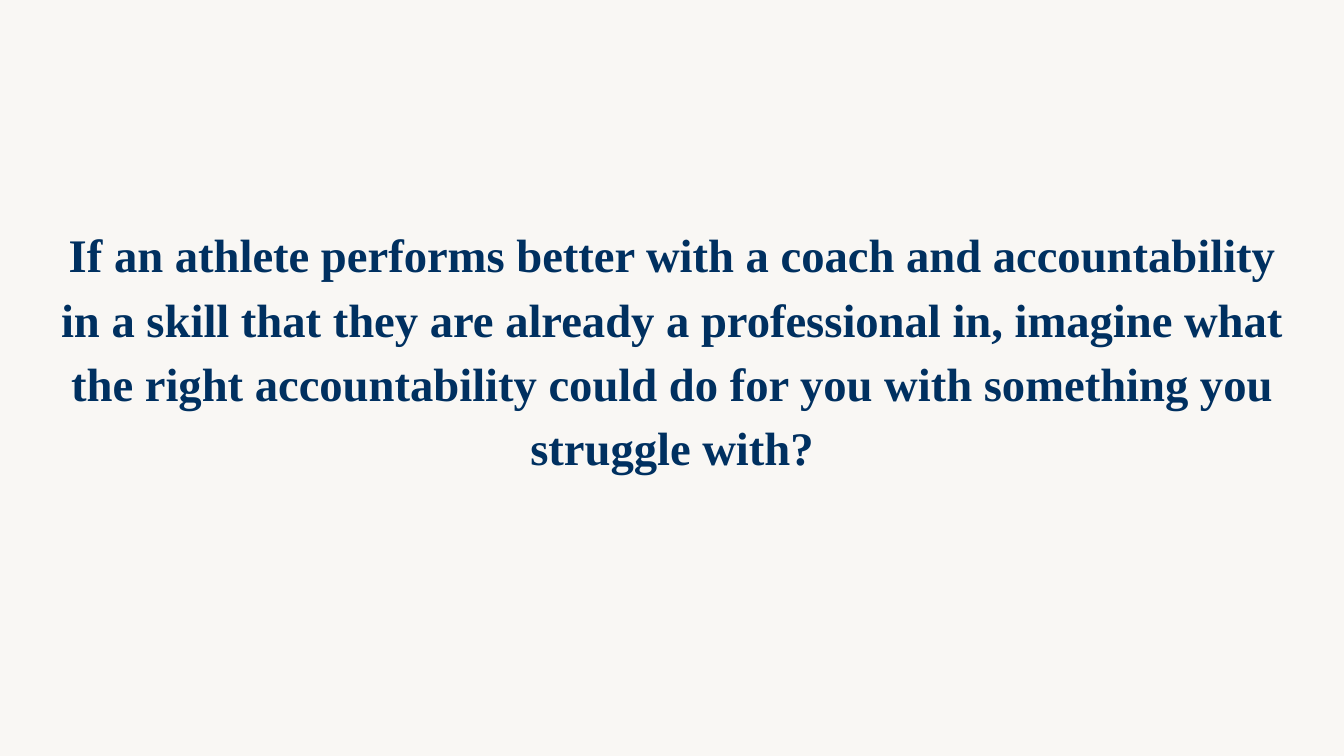
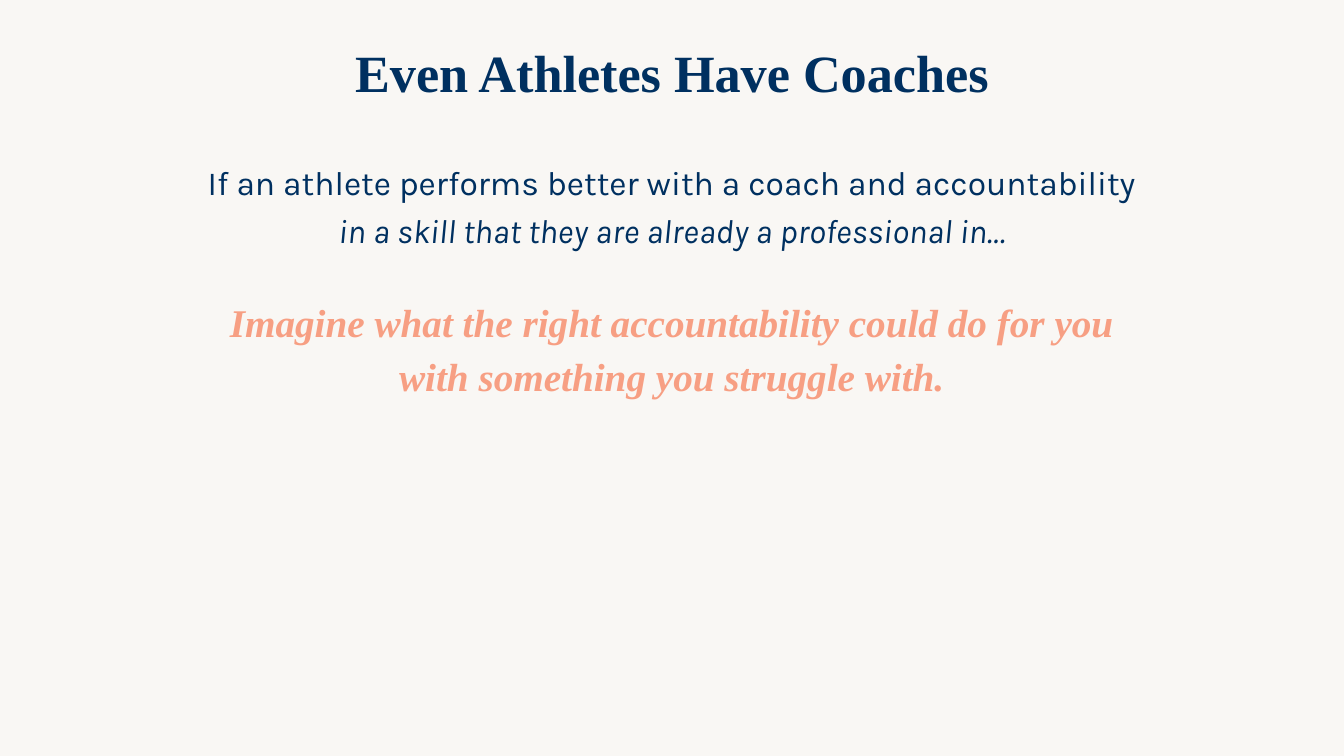
Before and after one commit to WeAreWLA/21-day-reset, a slide deck: slide 35 of decks/Day 5 - Free 5 Day Reset/Day 5 - Free 5 Day Reset.pptx. Drawn at 1344x756 pixels with LibreOffice and Linux fonts; fonts in the diff are those of the drawing. Boxes give left, top, right and bottom in pixels: in the first picture for what was removed or moved away, otherwise in the second. Text is boxed around its words. In the diff, an @@ line names an element or a change of style, - is before the commit and + after.

```diff
--- a/decks/Day 5 - Free 5 Day Reset/Day 5 - Free 5 Day Reset.pptx
+++ b/decks/Day 5 - Free 5 Day Reset/Day 5 - Free 5 Day Reset.pptx
@@ text added at bbox=[355, 55, 989, 93], 28 pt, text #003060, bold @@
+Even Athletes Have Coaches
@@ text "If an athlete performs better ..." at bbox=[208, 172, 1136, 399]: vertical alignment middle to top @@
@@ text at bbox=[208, 172, 1136, 399]: text changed; size 25 to 18 pt; font Times New Roman to Karla; bold off; italic on @@
-If an athlete performs better with a coach and accountability in a skill that they are already a professional in, imagine what the right accountability could do for you with something you struggle with?
+If an athlete performs better with a coach and accountability
+in a skill that they are already a professional in…
+Imagine what the right accountability could do for you
+with something you struggle with.
```
Also in this commit, not shown: 22 other slides changed.
